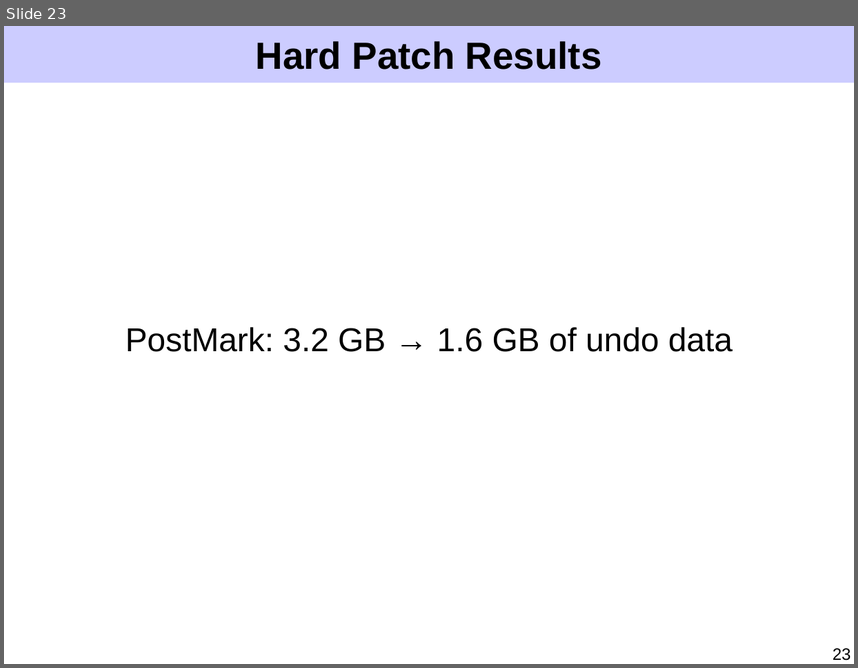
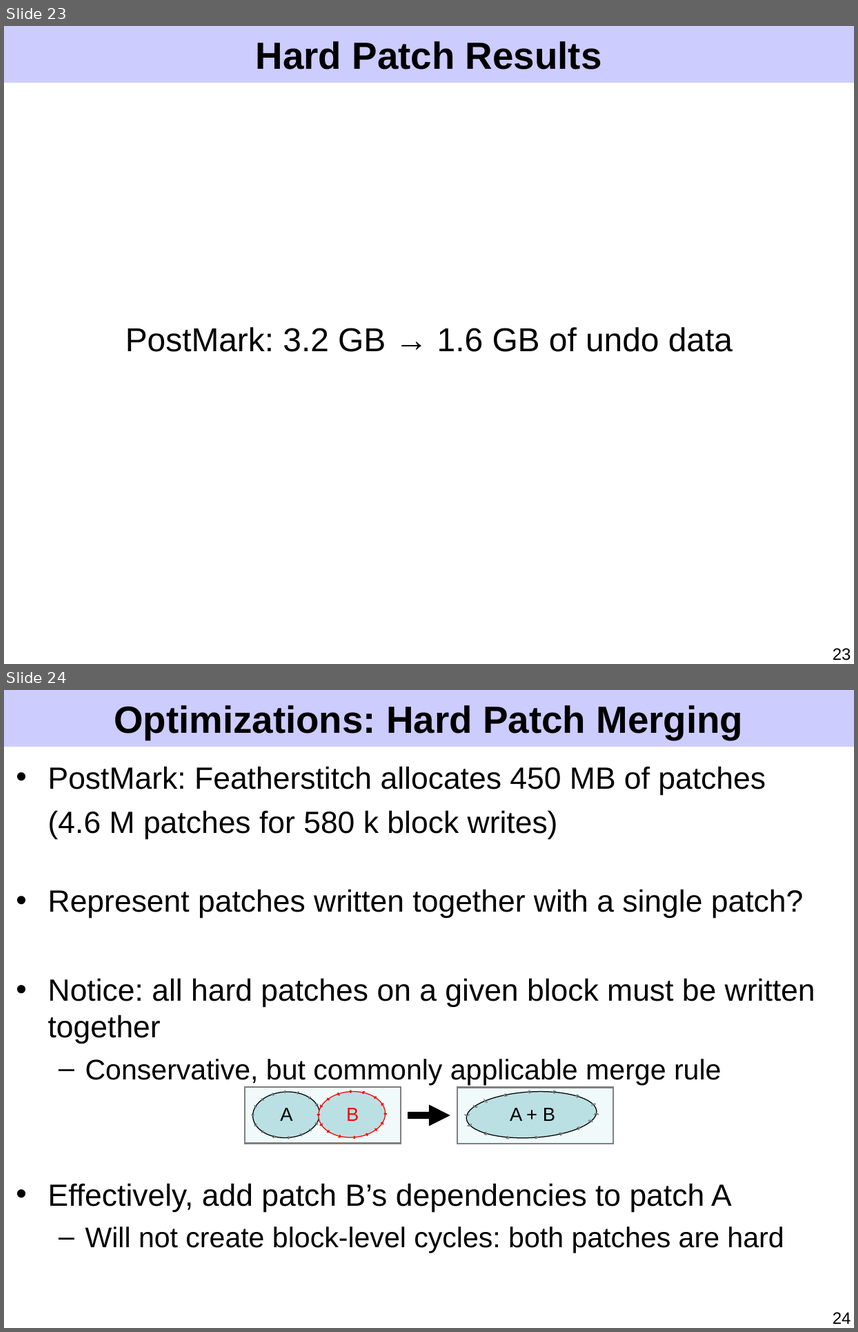
Before and after one commit to ucla-readable/fstitch-doc, a slide deck: sosp/pres.ppt. Shown one above the other, each under a label of ours: slide 23 before the commit, slides 23 and 24 after it. The pictures are 858x668 and 858x1332 pixels, drawn with LibreOffice and Linux fonts; fonts in the diff are those of the drawing. Boxes give left, top, right and bottom in pixels: in the first picture for what was removed or moved away, otherwise in the second. Text is boxed around its words. In the diff, an @@ line names an element or a change of style, - is before the commit and + after.

Commit message:
Slice, dice, and make remaining optimizations understandable, and make a first fill pass for patchgroups, implementation, evaluation, related work, and conclusions.

```diff
--- a/sosp/pres.ppt
+++ b/sosp/pres.ppt
@@ slide 24 added at [4,690,854,1328], background #FFFFFF; not listed: 1 template element that a slide beside it also shows @@
@@ title added at [114,705,743,740], 32 pt, text #000000, bold @@
+Optimizations: Hard Patch Merging
@@ text added at [48,766,815,1252], 26 pt, text #000000 @@
+• PostMark: Featherstitch allocates 450 MB of patches
+(4.6 M patches for 580 k block writes)
+• Represent patches written together with a single patch?
+• Notice: all hard patches on a given block must be written together
+  – Conservative, but commonly applicable merge rule
+• Effectively, add patch B’s dependencies to patch A
+  – Will not create block-level cycles: both patches are hard
@@ rectangle added at [245,1087,400,1143], fill #F0FAFA, outline #808080 1.5 pt @@
@@ rectangle added at [457,1087,613,1143], fill #F0FAFA, outline #808080 1.5 pt @@
@@ text added at [280,1107,292,1121], 16 pt, text #000000 @@
+A
@@ group added at [252,1090,321,1139]: 16 freeform shapes, 1 ellipse @@
@@ text added at [346,1107,359,1121], 16 pt, text #FF0000 @@
+B
@@ group added at [317,1090,387,1139]: 16 freeform shapes, 1 ellipse @@
@@ arrow added from (408, 1115) to (450, 1115), #000000 6.01 pt @@
@@ text added at [510,1107,555,1121], 16 pt, text #000000 @@
+A + B
@@ group added at [465,1087,598,1141]: 16 freeform shapes, 1 ellipse @@
@@ page number added at [833,1312,851,1323], 14 pt, text #000000 @@
+24
```
Also in this commit, not shown: 9 slides changed, 12 other slides added, 15 slides removed.
